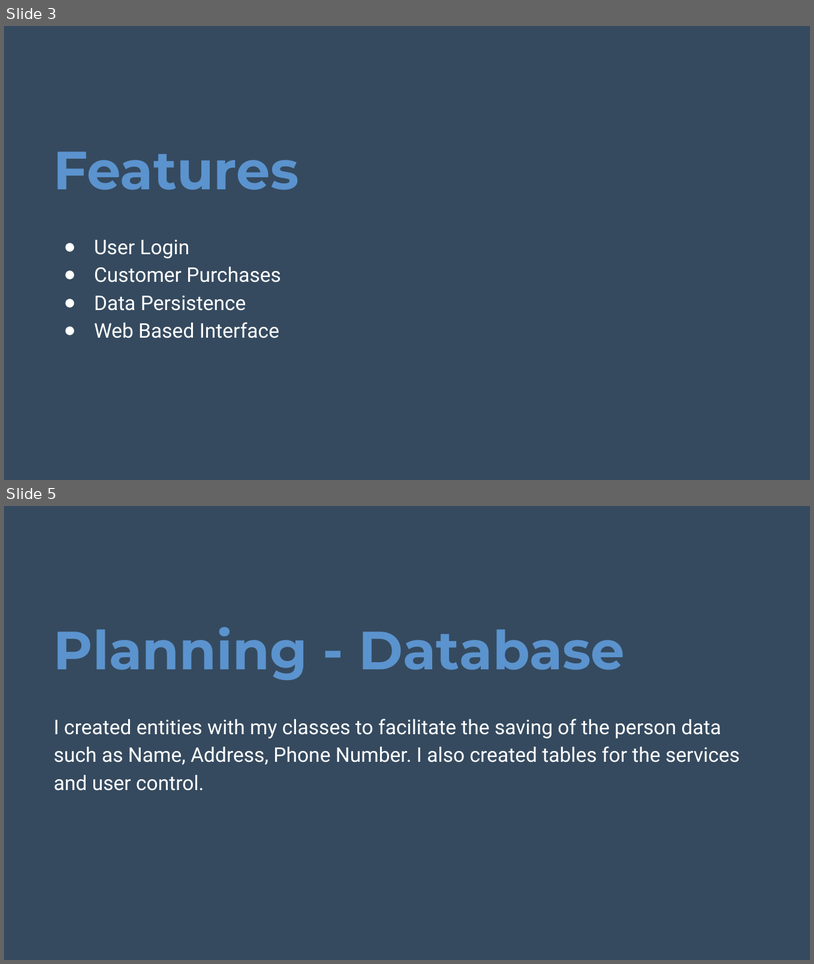
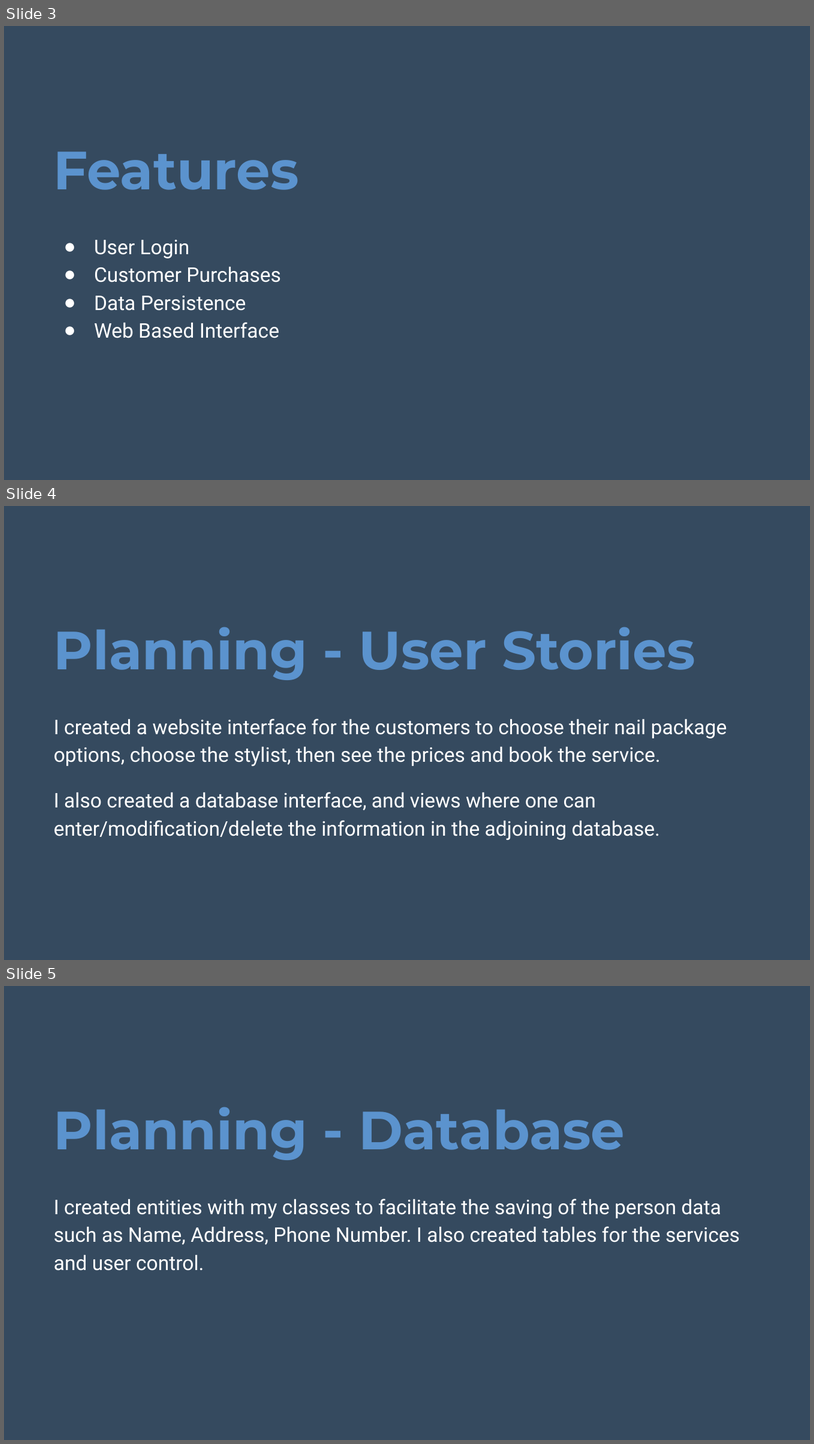
Before and after one commit to tnovak123/liftoff-assignments, a slide deck: P6-Project_Presentation/SNS-WebApplication.pptx. Shown one above the other, each under a label of ours: slides 3 and 5 before the commit, slides 3, 4 and 5 after it; the slides between them are not shown. The pictures are 814x964 and 814x1444 pixels, drawn with LibreOffice and Linux fonts; fonts in the diff are those of the drawing; background and template pictures are left out. Boxes give left, top, right and bottom in pixels: in the first picture for what was removed or moved away, otherwise in the second. Text is boxed around its words. In the diff, an @@ line names an element or a change of style, - is before the commit and + after.

```diff
--- a/P6-Project_Presentation/SNS-WebApplication.pptx
+++ b/P6-Project_Presentation/SNS-WebApplication.pptx
@@ slide 4 added at <box>4,506,810,960</box>, background #354A5F @@
@@ title added at <box>54,627,696,680</box>, 48 pt, text #5B93CE, bold @@
+Planning - User Stories
@@ text added at <box>54,718,728,840</box>, 18 pt, text #FFFFFF @@
+I created a website interface for the customers to choose their nail package options, choose the stylist, then see the prices and book the service.
+I also created a database interface, and views where one can enter/modification/delete the information in the adjoining database.
```
Also in this commit, not shown: 1 slide changed, 1 other slide added, 2 slides removed.
